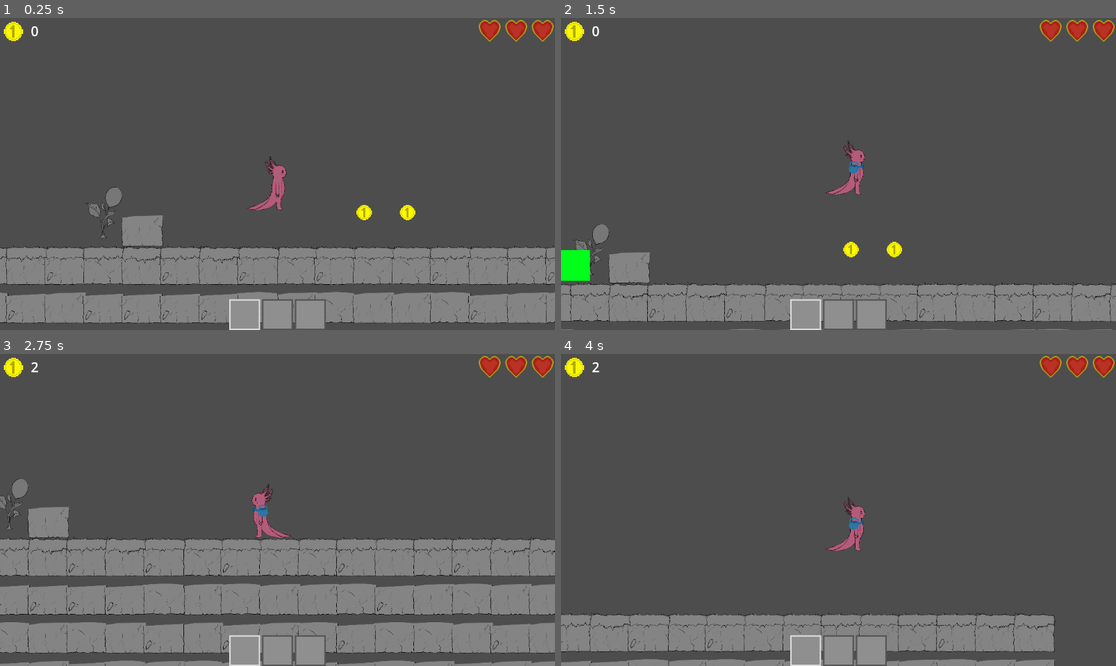
Above: before the commit, frames 1-4 (two rows, left to right).
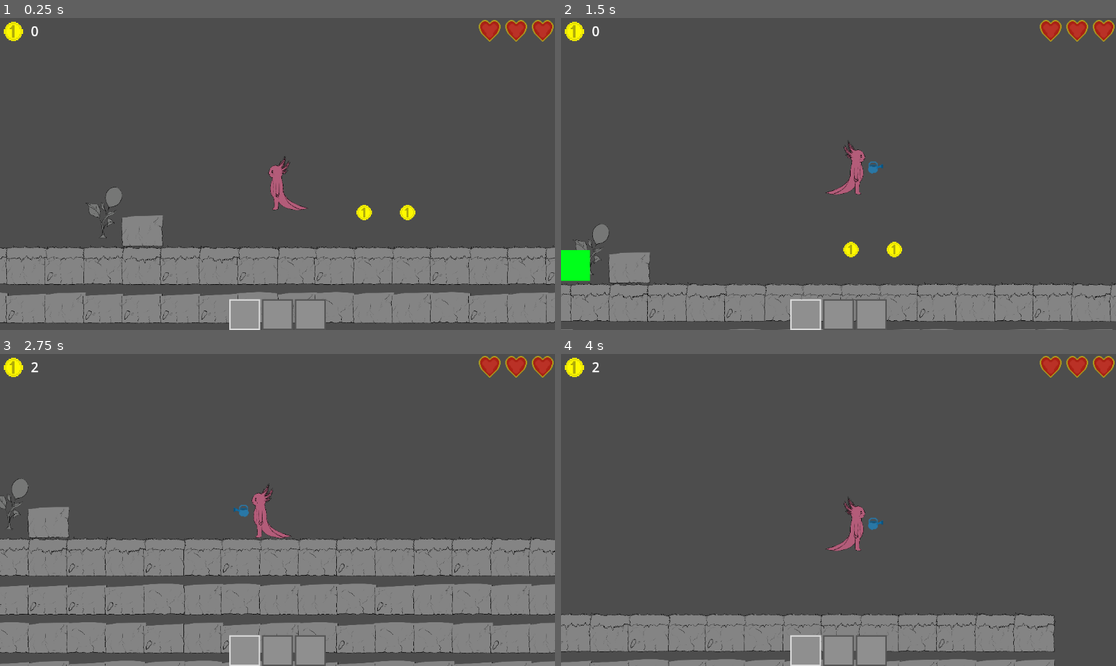
Above: after the commit, the same moments.

Repository: AzureLeaf0/GameJam
Game: Godot game, scene res://scenes/map.tscn
Two runs of this game, one before a commit and one after it. Both use one fixed random seed, a clock stepped at 60 frames per second and the inputs below.
Inputs (mouse positions are in pixels of both pictures, inside the frame that each line leads up to):
- Up to frame 1 (0.25 s): no input
- Up to frame 2 (1.5 s): move the mouse to (960, 158) at 0.52 s; hold Right (move_right) from 0.53 s (still down); right-click (960, 158) at 0.6 s; tap Space (jump) at 0.77 s; move the mouse to (727, 189) at 1.27 s; click (727, 189) at 1.35 s
- Up to frame 3 (2.75 s): tap Space (jump) at 1.52 s; right-click (166, 525) at 1.55 s; move the mouse to (333, 441) at 2.02 s; release Right (move_right) at 2.03 s; hold Left (move_left) from 2.03 s (still down); right-click (333, 441) at 2.1 s
- Up to frame 4 (4 s): move the mouse to (810, 572) at 2.77 s; release Left (move_left) at 2.78 s; hold Right (move_right) from 2.78 s (still down); right-click (810, 572) at 2.85 s; tap Space (jump) at 3.02, 3.77 s; move the mouse to (1005, 556) at 3.52 s; click (1005, 556) at 3.6 s; right-click (1005, 556) at 3.8 s

The runs differ from the first frame. In frame 1, 0.4% of the frame differs, in the area x 44-56%, y 44-62%; in frame 2, 0.1%; in frame 3, 0.1%; in frame 4, 0.1%.

Commit message:
fixed watering can

Diff:
--- a/gamejam/scenes/player.gd
+++ b/gamejam/scenes/player.gd
@@ -37,13 +37,6 @@
 
 	var direction := Input.get_axis("move_left", "move_right")
 
-	if Input.is_action_just_pressed("watering") and not is_watering:
-		watering_can.use()
-		if direction > 0:
-			water_can.flip_h = false
-		elif direction < 0:
-			water_can.flip_h = true
-
 	if not is_on_floor():
 		velocity += get_gravity()*10 * delta
 
@@ -56,8 +49,17 @@
 	# Flip the sprite
 	if direction > 0:
 		player.flip_h = false
-	elif direction < 0:
+	else:
 		player.flip_h = true
+
+	if Input.is_action_just_pressed("watering") and not is_watering:
+		if direction > 0:
+			$WateringCan.position.x=400
+			water_can.flip_h = false
+		else:
+			$WateringCan.position.x=-400
+			water_can.flip_h = true
+		watering_can.use()
 
 	if Input.is_action_just_pressed("Inventory1"):
 		current_inv = 0
@@ -65,8 +67,6 @@
 		current_inv = 1
 	if Input.is_action_just_pressed("Inventory3"):
 		current_inv = 2
-	if Input.is_action_just_pressed("watering") and not is_watering:
-		watering_can.use()
 	if Input.is_action_just_pressed("UseItem"):
 		if Inventory[current_inv] != null:
 			var item = Inventory[current_inv].instantiate()
